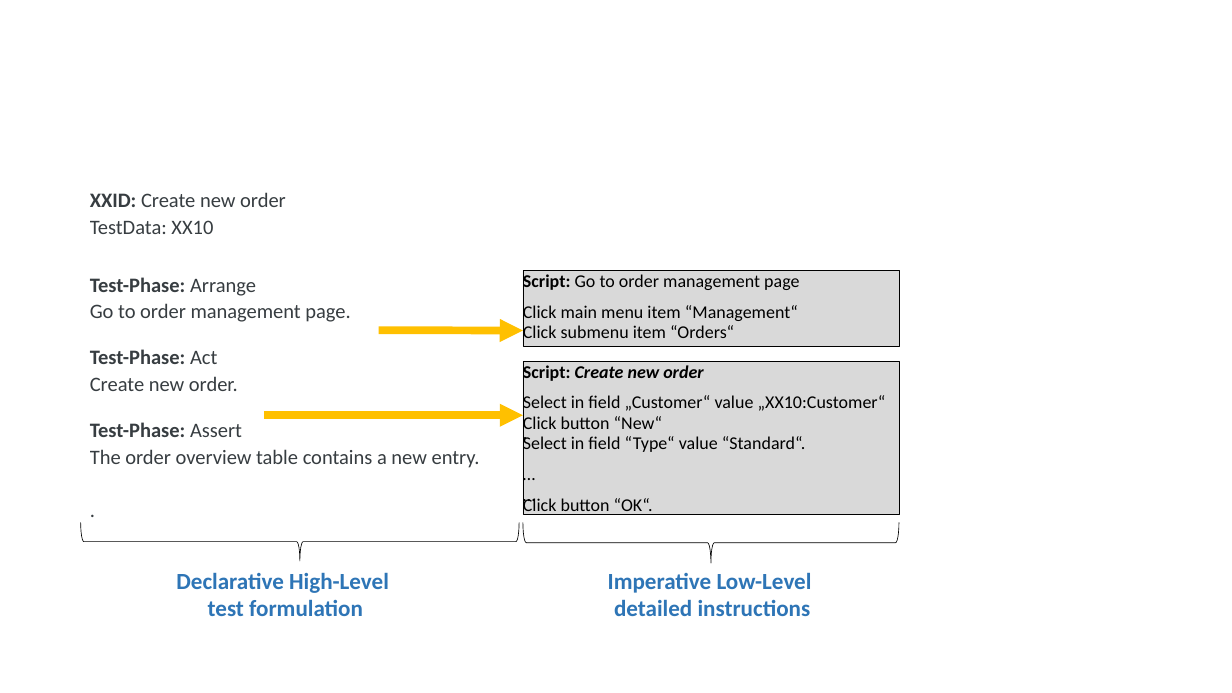
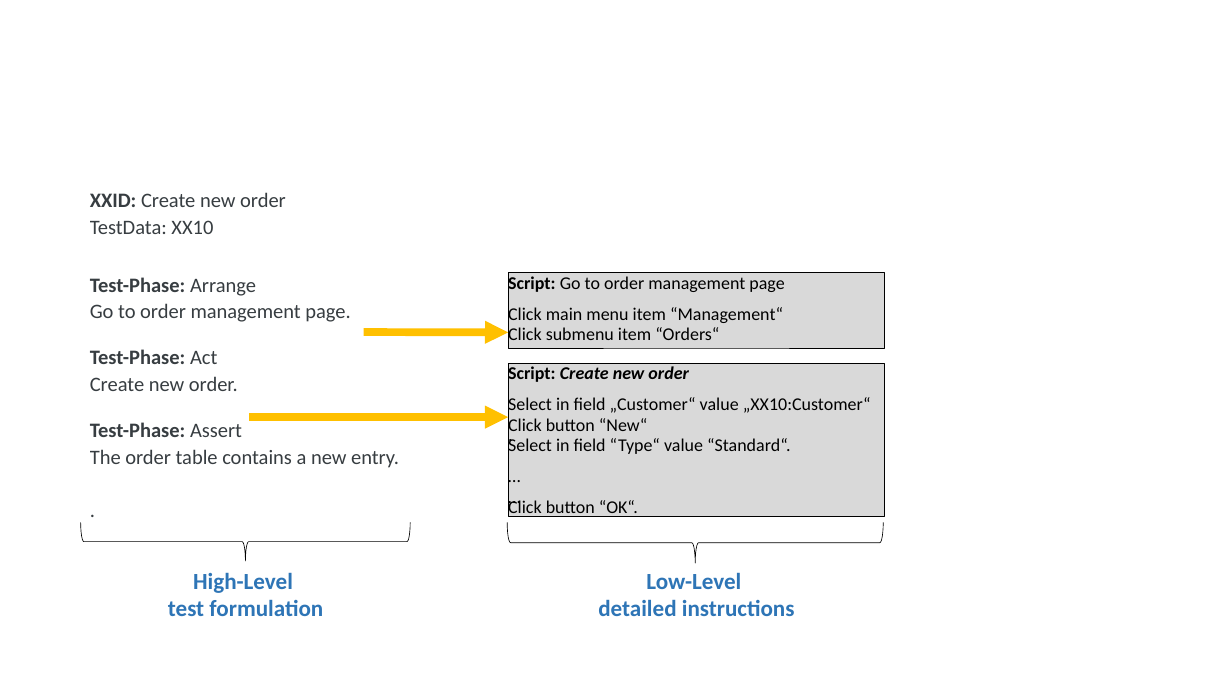
Before and after one commit to iks-gmbh-tools/SysNat, a slide deck: slide 13 of documentation/Figures.pptx. Drawn at 1232x693 pixels with LibreOffice and Linux fonts; fonts in the diff are those of the drawing. Boxes give left, top, right and bottom in pixels: in the first picture for what was removed or moved away, otherwise in the second. Text is boxed around its words. In the diff, an @@ line names an element or a change of style, - is before the commit and + after.

```diff
--- a/documentation/Figures.pptx
+++ b/documentation/Figures.pptx
@@ text at box(90, 449, 399, 468): text changed @@
-The order overview table contains a new entry.
+The order table contains a new entry.
@@ left brace: place and size @@
-left brace at box(81, 522, 519, 561)
+left brace at box(81, 523, 411, 561)
@@ 2 rectangles, 2 arrows, 1 text, 1 left brace: place and size @@
-2 rectangles, 2 arrows, 1 text, 1 left brace at box(264, 271, 899, 616)
+2 rectangles, 2 arrows, 1 text, 1 left brace at box(250, 273, 884, 616)
@@ text "High-Level": place and size @@
-text "High-Level" at box(176, 572, 389, 616)
+text "High-Level" at box(168, 572, 323, 616)
@@ text at box(193, 572, 293, 593): text changed @@
-Declarative High-Level
+High-Level
@@ text at box(646, 572, 741, 589): text changed @@
-Imperative Low-Level
+Low-Level
```
Also in this commit, not shown: 1 other slide changed, 2 other files.
